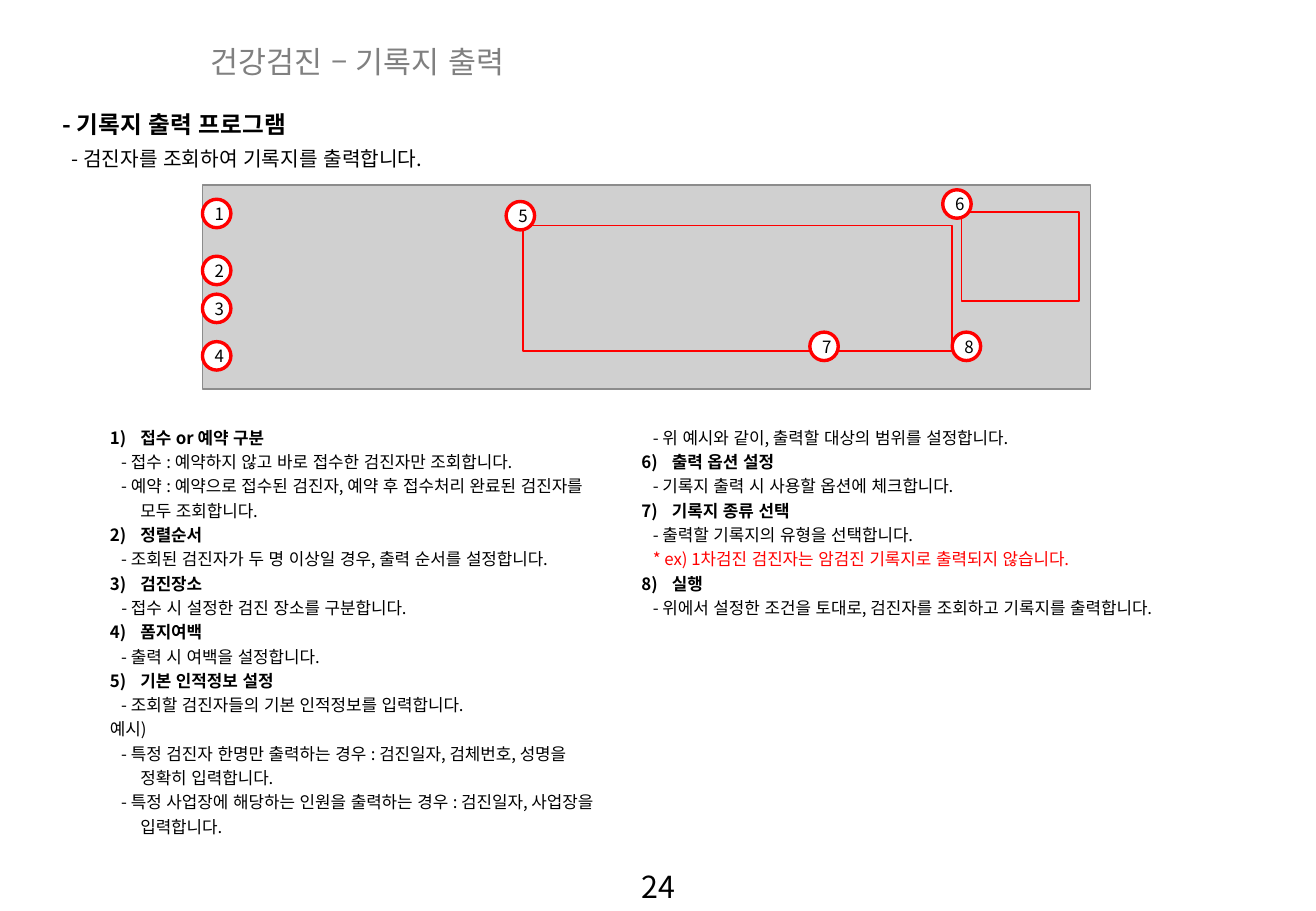
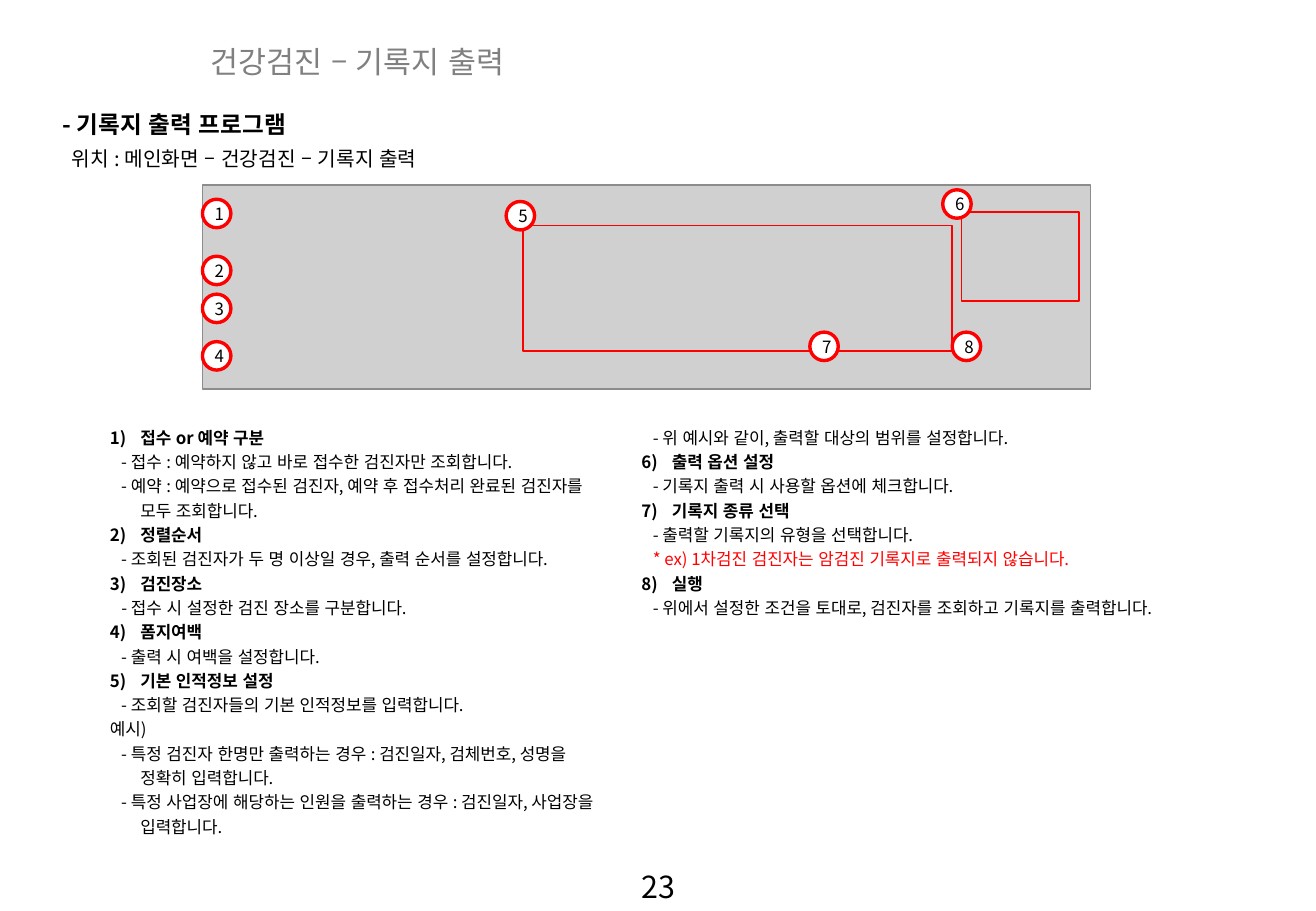
Before and after one commit to zooxop/ailiss_manual, a slide deck: slide 24 of manual/앨리스_매뉴얼_작업중.pptx (slide 25 before the commit). Drawn at 1316x911 pixels with LibreOffice and Linux fonts; fonts in the diff are those of the drawing; grey boxes stand for pictures; background and template pictures are left out. Boxes give left, top, right and bottom in pixels: in the first picture for what was removed or moved away, otherwise in the second. Text is boxed around its words. In the diff, an @@ line names an element or a change of style, - is before the commit and + after.

```diff
--- a/manual/앨리스_매뉴얼_작업중.pptx
+++ b/manual/앨리스_매뉴얼_작업중.pptx
@@ text at (x1=72, y1=149, x2=416, y2=168): text changed @@
-- 검진자를 조회하여 기록지를 출력합니다.
+위치 : 메인화면 – 건강검진 – 기록지 출력
@@ page number at (x1=642, y1=875, x2=676, y2=899): text changed @@
-24
+23
```
Also in this commit, not shown: 3 other slides changed, 2 slides added, 1 slide removed.
